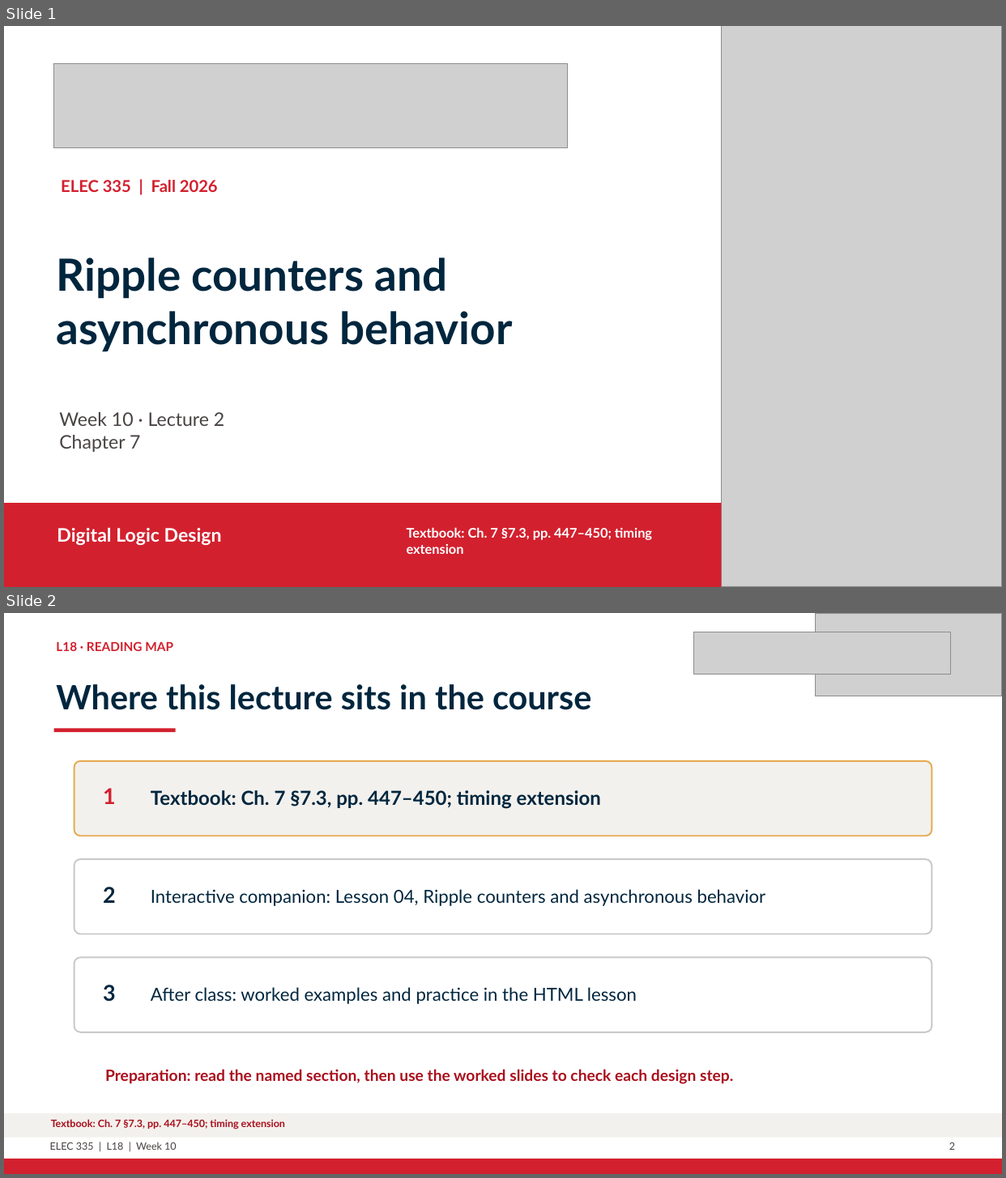
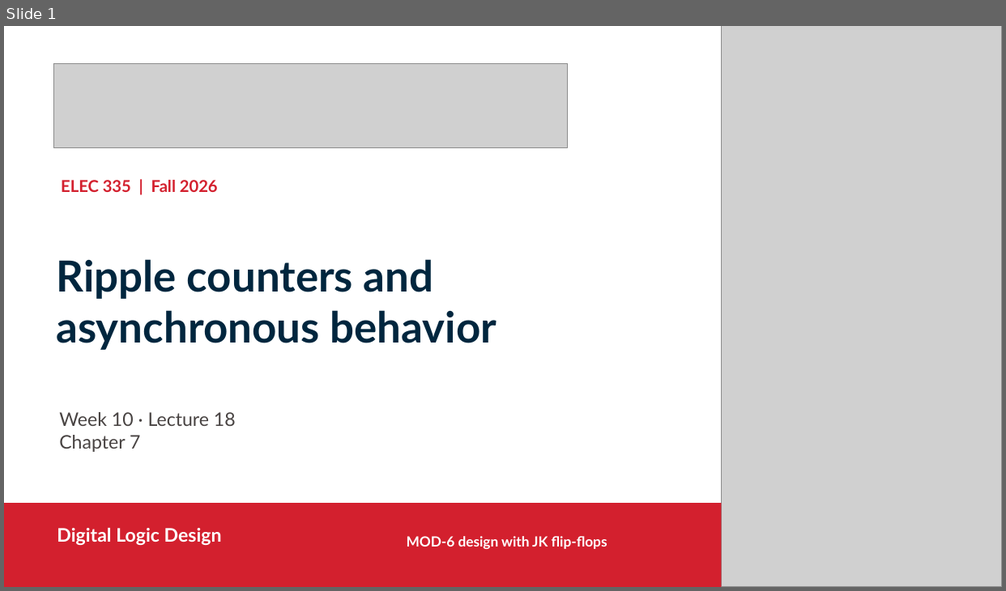
Before and after one commit to shujaansari/elec335-sequential, a slide deck: Slides_Course_Continuation_2026/L18_W10_asynchronous_timing_Continuation.pptx. Shown one above the other, each under a label of ours: slides 1 and 2 before the commit, slide 1 after it. The pictures are 1006x1178 and 1006x591 pixels, drawn with LibreOffice and Linux fonts; fonts in the diff are those of the drawing; grey boxes stand for pictures. Boxes give left, top, right and bottom in pixels: in the first picture for what was removed or moved away, otherwise in the second. Text is boxed around its words. In the diff, an @@ line names an element or a change of style, - is before the commit and + after.

Commit message:
Refresh Lecture 18 MOD-6 ripple counter lesson

```diff
--- a/Slides_Course_Continuation_2026/L18_W10_asynchronous_timing_Continuation.pptx
+++ b/Slides_Course_Continuation_2026/L18_W10_asynchronous_timing_Continuation.pptx
@@ slide 2 removed at box(4, 613, 1002, 1174), background #FFFFFF @@
@@ picture removed at box(693, 632, 950, 674) @@
@@ picture removed at box(816, 613, 1002, 696) @@
@@ text removed at box(56, 641, 173, 651) @@
-L18 · READING MAP
@@ text removed at box(56, 684, 591, 710) @@
-Where this lecture sits in the course
@@ rectangle removed at box(54, 728, 176, 732) @@
@@ rounded rectangle removed at box(74, 761, 932, 836) @@
@@ text removed at box(103, 788, 116, 804) @@
-1
@@ text removed at box(151, 790, 601, 809) @@
-Textbook: Ch. 7 §7.3, pp. 447–450; timing extension
@@ rounded rectangle removed at box(74, 859, 932, 934) @@
@@ text removed at box(103, 887, 116, 903) @@
-2
@@ text removed at box(151, 889, 766, 906) @@
-Interactive companion: Lesson 04, Ripple counters and asynchronous behavior
@@ rounded rectangle removed at box(74, 957, 932, 1033) @@
@@ text removed at box(103, 985, 116, 1002) @@
-3
@@ text removed at box(151, 987, 637, 1004) @@
-After class: worked examples and practice in the HTML lesson
@@ text removed at box(105, 1069, 733, 1084) @@
-Preparation: read the named section, then use the worked slides to check each design step.
@@ rectangle removed at box(4, 1114, 1002, 1138) @@
@@ text removed at box(51, 1119, 285, 1130) @@
-Textbook: Ch. 7 §7.3, pp. 447–450; timing extension
@@ text removed at box(50, 1143, 177, 1150) @@
-ELEC 335 | L18 | Week 10
@@ text removed at box(949, 1143, 955, 1150) @@
-2
@@ rectangle removed at box(4, 1159, 1002, 1174) @@
@@ slide 1 changed as well @@
@@ text at box(56, 259, 496, 350): text changed; size 42.8 to 41.2 pt @@
-Ripple counters and asynchronous behavior
+Ripple counters and
+asynchronous behavior
@@ text at box(59, 412, 236, 426): text changed @@
-Week 10 · Lecture 2
+Week 10 · Lecture 18
@@ text at box(407, 536, 607, 549): text changed; size 12.8 to 13.5 pt @@
-Textbook: Ch. 7 §7.3, pp. 447–450; timing extension
+MOD-6 design with JK flip-flops
```
Also in this commit, not shown: 1 other slide changed, 22 slides added, 16 other slides removed, 6 other files.
